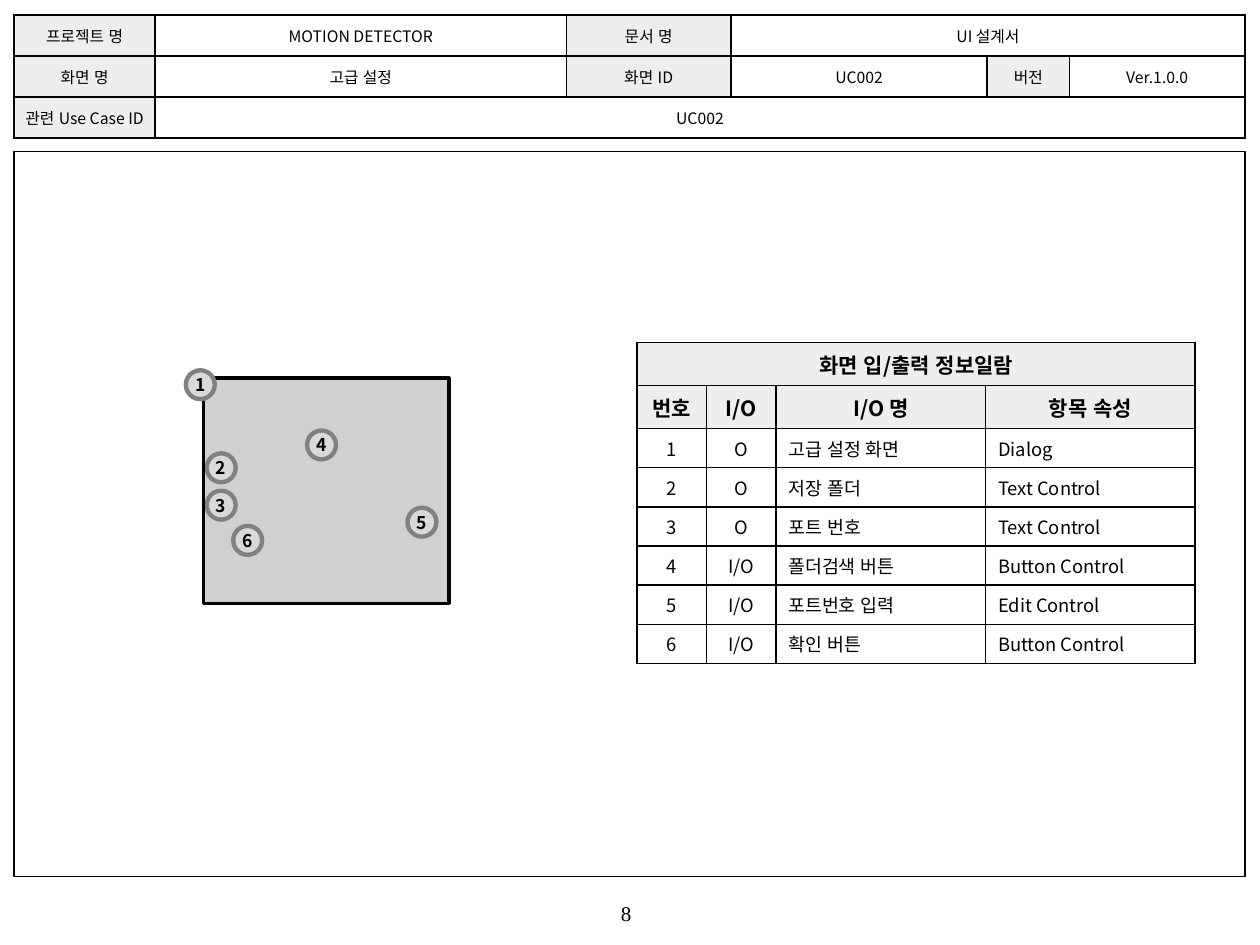
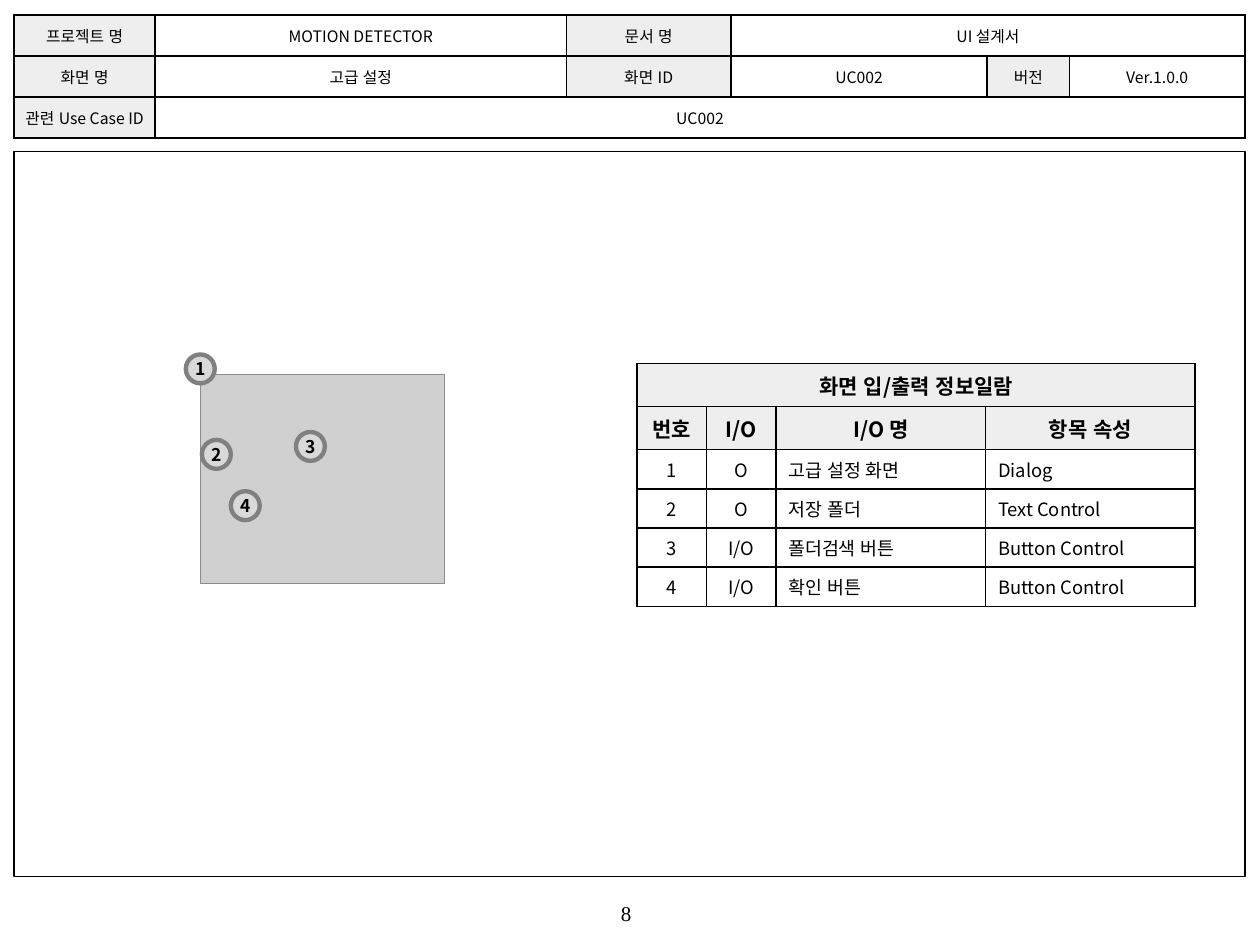
Before and after one commit to Semicolon-JangHyeJin/sc-grad-doc, a slide deck: slide 8 of Document/5. UI 설계서/[MD]UI Design_Semi-colon_Ver1.0.0.pptx. Drawn at 1260x945 pixels with LibreOffice and Linux fonts; fonts in the diff are those of the drawing; grey boxes stand for pictures. Boxes give left, top, right and bottom in pixels: in the first picture for what was removed or moved away, otherwise in the second. Text is boxed around its words. In the diff, an @@ line names an element or a change of style, - is before the commit and + after.

```diff
--- a/Document/5. UI 설계서/[MD]UI Design_Semi-colon_Ver1.0.0.pptx
+++ b/Document/5. UI 설계서/[MD]UI Design_Semi-colon_Ver1.0.0.pptx
@@ ellipse "1": place and size @@
-ellipse "1" at (185,370,214,399)
+ellipse "1" at (185,354,214,383)
@@ picture: place and size @@
-picture at (204,378,450,604)
+picture at (200,374,445,583)
@@ rectangle removed at (204,378,450,604) @@
@@ table at (638,364,1194,602) @@
-row 5: 3 | O | 포트 번호 | Text Control
-row 6: 4 | I/O | 폴더검색 버튼 | Button Control
-row 7: 5 | I/O | 포트번호 입력 | Edit Control
-row 8: 6 | I/O | 확인 버튼 | Button Control
+row 5: 3 | I/O | 폴더검색 버튼 | Button Control
+row 6: 4 | I/O | 확인 버튼 | Button Control
@@ table: place and size @@
-table at (638,343,1194,659)
+table at (638,364,1194,602)
@@ ellipse "2": place and size @@
-ellipse "2" at (207,454,236,483)
+ellipse "2" at (202,440,231,469)
@@ ellipse "3": place and size @@
-ellipse "3" at (207,490,236,519)
+ellipse "3" at (296,432,325,461)
@@ ellipse "4": place and size @@
-ellipse "4" at (307,431,336,460)
+ellipse "4" at (231,491,260,520)
@@ ellipse removed at (407,508,436,537) @@
-5
@@ ellipse removed at (233,525,262,554) @@
-6
```
Also in this commit, not shown: 1 other slide changed.
